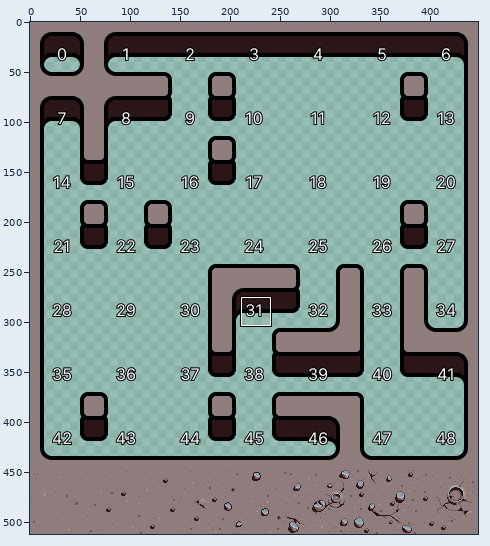
One commit to this sprite sheet: packages/mettagrid/nim/mettascope/data/blob7x8.png. Above: a wide view before the commit, with the close-up outlined.
Close-up. The starting point:
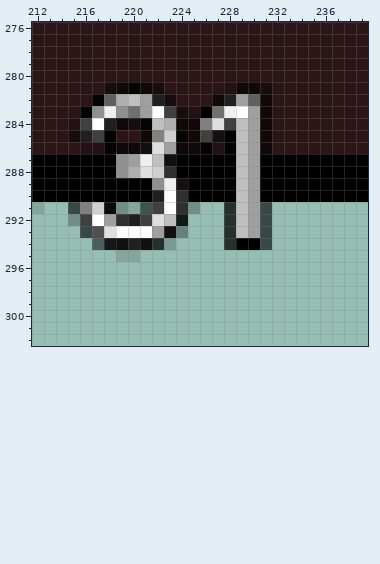
The file is 448x512 pixels. Pixels under 10% opacity are left out. Colours within 5 levels of each other are drawn and written as one. Shown: x 212..239, y 276..302. The commit also changed other parts of the picture, which this record leaves out.
Once edited:
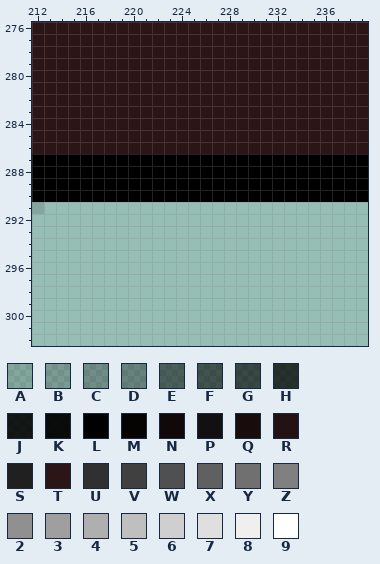
Palette (. is transparent): A #00000020  B #00000030  C #00000040  D #00000050  E #00000080  F #00000090  G #0000009f  H #000000bf  J #000000df  K #000000ef  L #000000  M #060303  N #110809  P #121010  Q #190c0d  R #241113  S #202020  T #2c1517  U #303030  V #404040  W #505050  X #606060  Y #707070  Z #808080  2 #909090  3 #9f9f9f  4 #afafaf  5 #bfbfbf  6 #cfcfcf  7 #dfdfdf  8 #efefef  9 #ffffff
Edits made:
Changed rows in their new state; - is an unchanged pixel.
first column x 215:
281 ---TTTTT-----TTTT
282 --TTTTTTT---TTTTT
283 -TTTTTTTTTTTTTTTT
284 TTTTTTTTTTTTTTTTT
285 TTTT--TTTTTTTTTTT
286 -TTTTTTTTTTTTTTTT
287 ----LLLLL-----LL-
288 ----LLLLL-----LL-
289 -------LLL----LL-
290 -------LLL----LL-
291 ...........--....
292 ..........---....
293 -.........---....
294 --.......----....
295 ----..-----------
Pixel boxes of the changes (left, top, right, bottom) in both close-ups:
changed: (68, 82, 272, 262)
